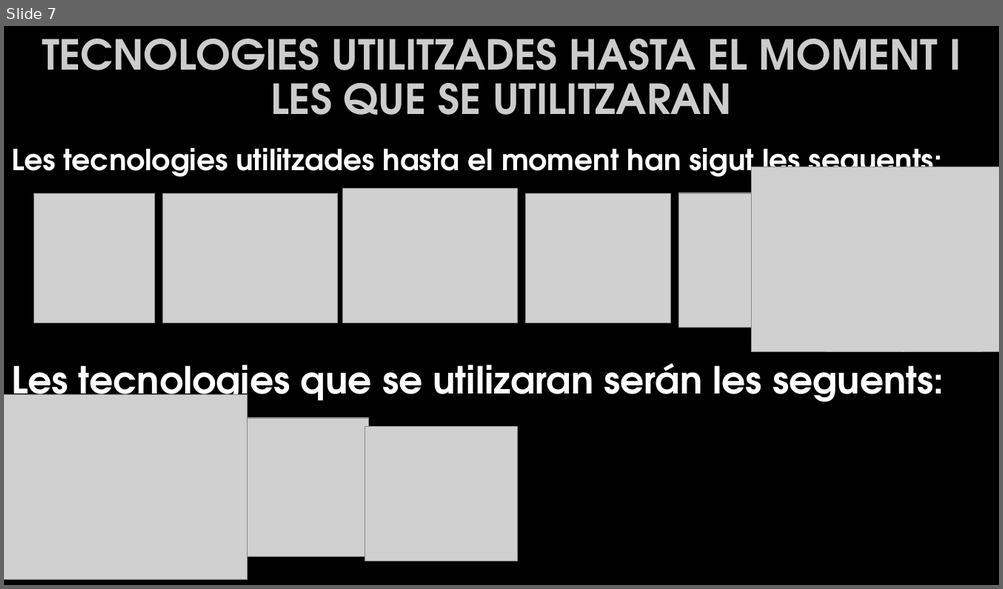
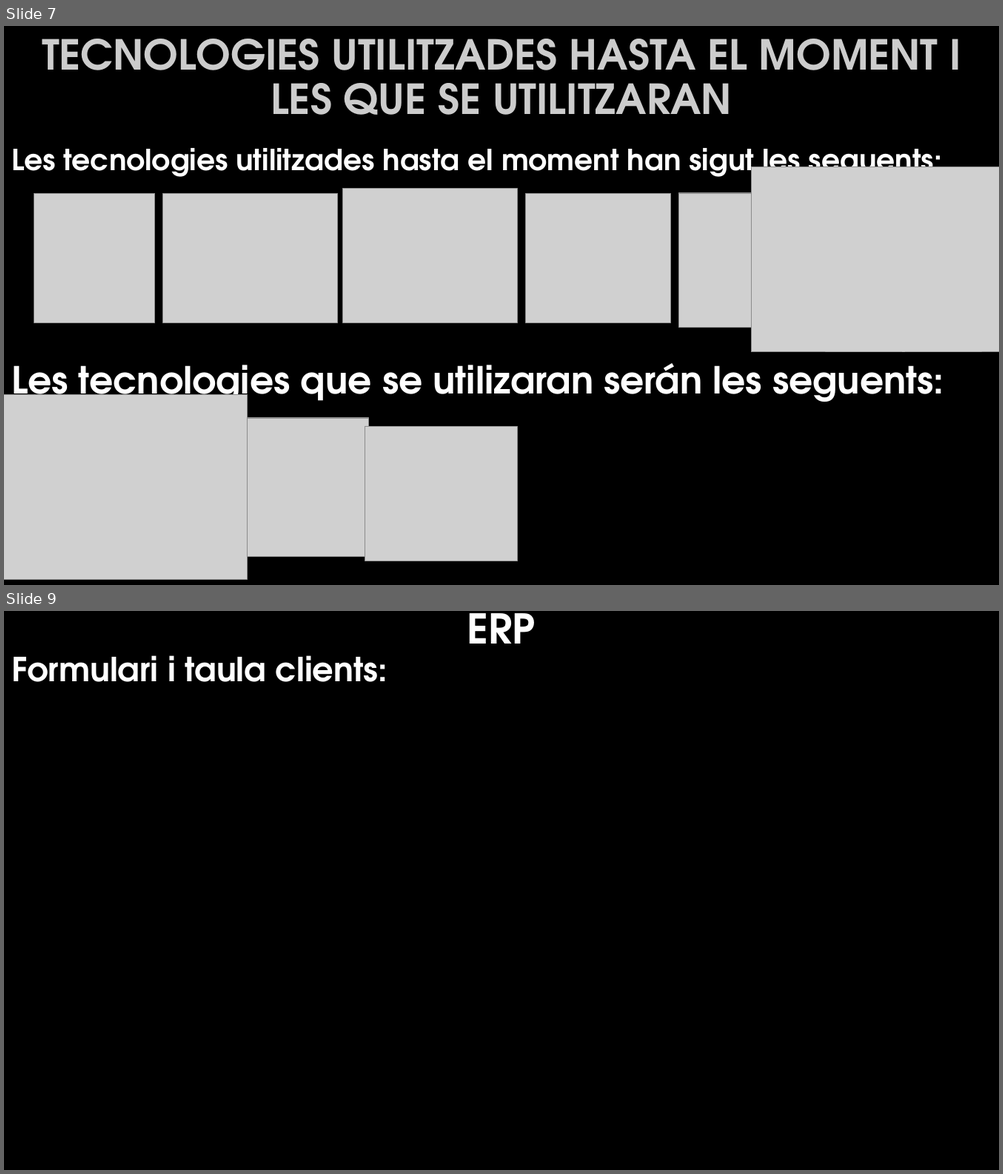
Before and after one commit to yolial22/yosulitago_2022_2-DAM, a slide deck: Presentacio del projectefinal 11-4-22.pptx. Shown one above the other, each under a label of ours: slide 7 before the commit, slides 7 and 9 after it; the slides between them are not shown. The pictures are 1003x589 and 1003x1174 pixels, drawn with LibreOffice and Linux fonts; fonts in the diff are those of the drawing; grey boxes stand for pictures; background and template pictures are left out. Boxes give left, top, right and bottom in pixels: in the first picture for what was removed or moved away, otherwise in the second. Text is boxed around its words. In the diff, an @@ line names an element or a change of style, - is before the commit and + after.

```diff
--- a/Presentacio del projectefinal 11-4-22.pptx
+++ b/Presentacio del projectefinal 11-4-22.pptx
@@ slide 9 added at (x1=4, y1=611, x2=999, y2=1170), background picture (left out) @@
@@ title added at (x1=467, y1=613, x2=535, y2=644), 39.6 pt, text #FFFFFF, bold @@
+ERP
@@ text added at (x1=11, y1=655, x2=387, y2=682), 32 pt, text #FFFFFF, bold @@
+Formulari i taula clients:
```
Also in this commit, not shown: 19 other slides added.
